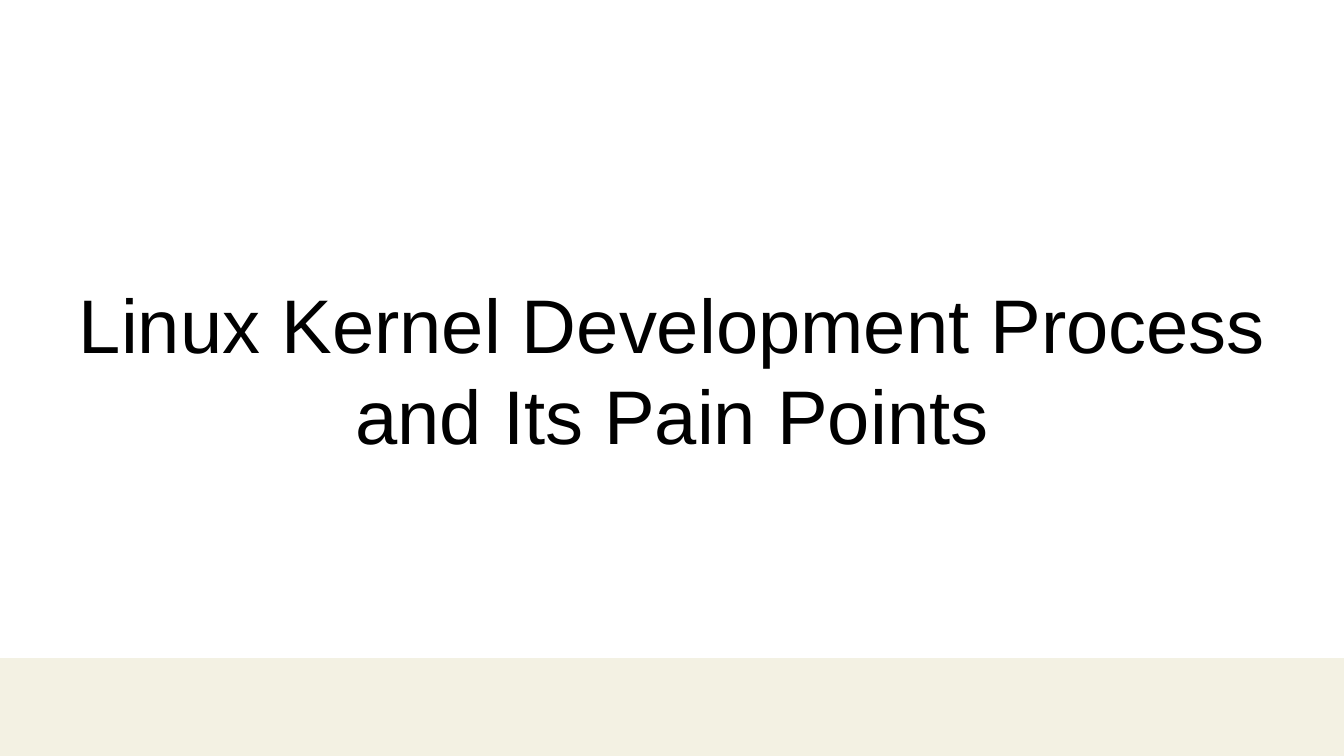
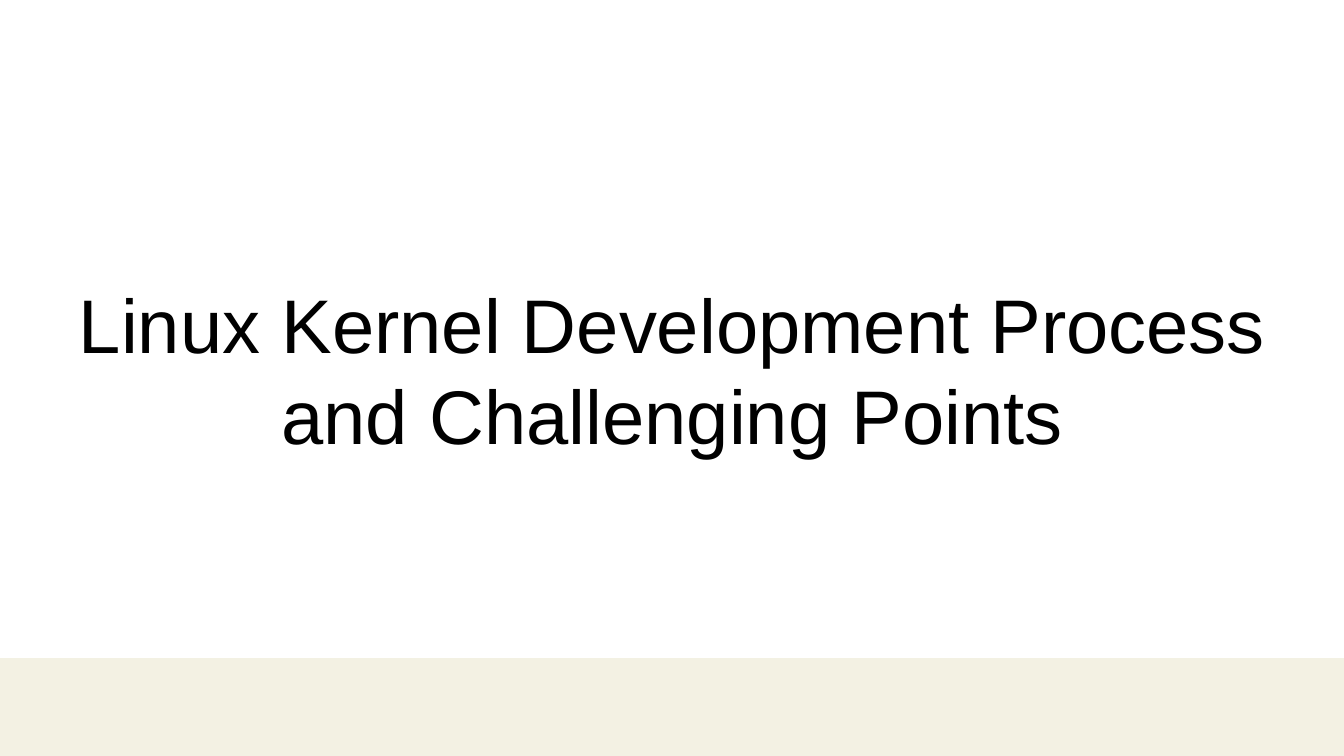
Before and after one commit to damonitor/talks, a slide deck: slide 4 of 2025/ossjp/hkml_ossjp25.odp. Drawn at 1344x756 pixels with LibreOffice and Linux fonts; fonts in the diff are those of the drawing; background and template pictures are left out. Boxes give left, top, right and bottom in pixels: in the first picture for what was removed or moved away, otherwise in the second. Text is boxed around its words. In the diff, an @@ line names an element or a change of style, - is before the commit and + after.

```diff
--- a/2025/ossjp/hkml_ossjp25.odp
+++ b/2025/ossjp/hkml_ossjp25.odp
@@ title at <box>79,298,1264,459</box>: text changed @@
-Linux Kernel Development Process
-and Its Pain Points
+Linux Kernel Development Process
+and Challenging Points
```
Also in this commit, not shown: 7 other slides changed, 1 other file.
